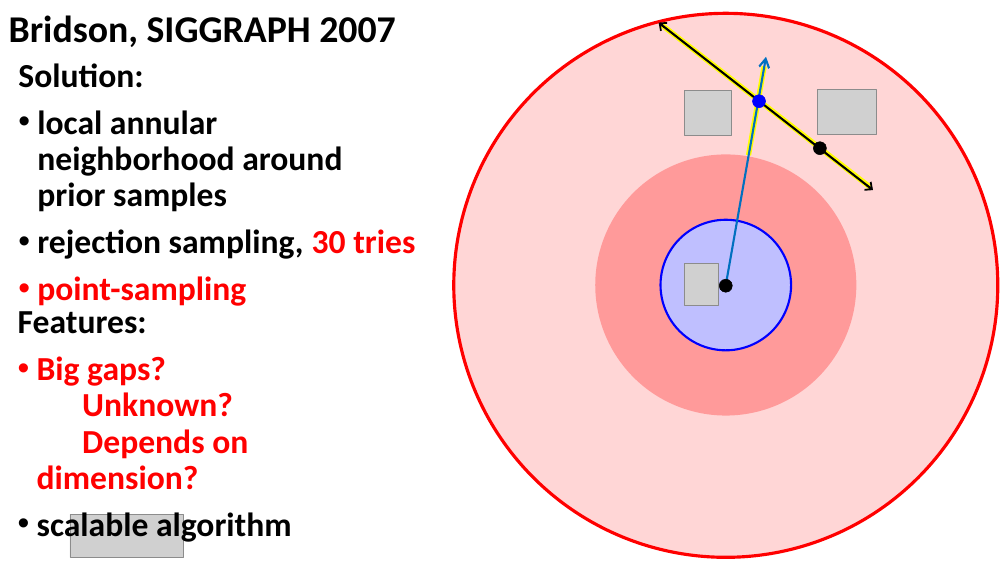
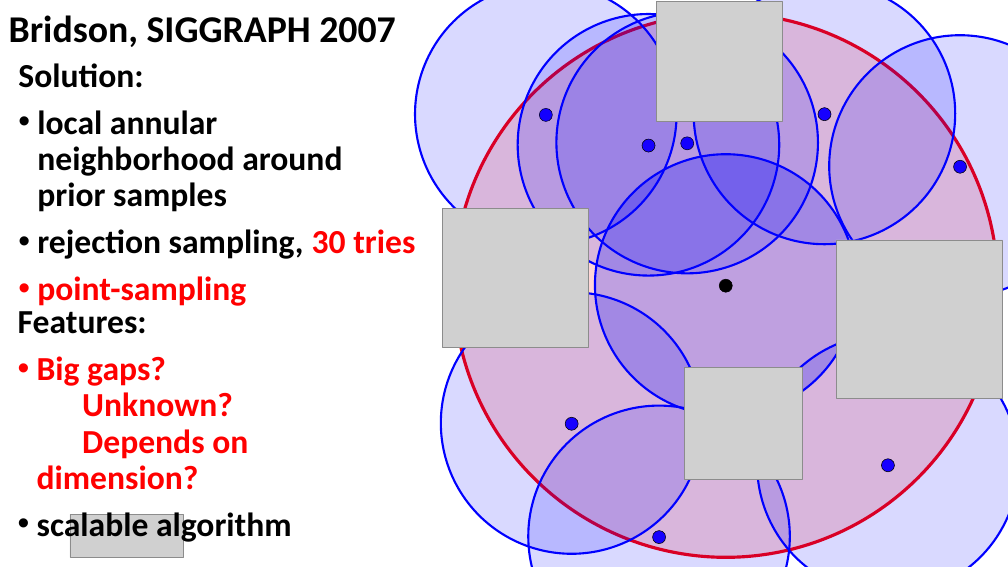
Before and after one commit to 1iyiwei/sd-tog18, a slide deck: slide 2 of fast-forward/fast-forward.pptx. Drawn at 1008x567 pixels with LibreOffice and Linux fonts; fonts in the diff are those of the drawing; grey boxes stand for pictures. Boxes give left, top, right and bottom in pixels: in the first picture for what was removed or moved away, otherwise in the second. Text is boxed around its words. In the diff, an @@ line names an element or a change of style, - is before the commit and + after.

Commit message:
work on slide 2

```diff
--- a/fast-forward/fast-forward.pptx
+++ b/fast-forward/fast-forward.pptx
@@ ellipse added at [415,0,677,245], fill #0000FF at 15% opacity, outline #0000FF 2 pt @@
@@ ellipse added at [518,14,780,276], fill #0000FF at 15% opacity, outline #0000FF 2 pt @@
@@ ellipse added at [557,12,818,274], fill #0000FF at 15% opacity, outline #0000FF 2 pt @@
@@ picture added at [656,2,782,122] @@
@@ ellipse added at [694,0,956,244], fill #0000FF at 15% opacity, outline #0000FF 2 pt @@
@@ ellipse added at [830,36,1008,297], fill #0000FF at 15% opacity, outline #0000FF 2 pt @@
@@ group removed at [595,23,876,415]: 3 pictures, 2 ellipses, 2 lines, 1 arrow, 1 double arrow @@
@@ ellipse added at [539,108,552,121], fill #1700FF, outline #000000 0.5 pt @@
@@ ellipse: place and size @@
-ellipse at [814,141,827,154]
+ellipse at [818,107,831,120]
@@ ellipse at [818,107,831,120]: fill #000000 to #1700FF @@
@@ ellipse added at [642,139,655,152], fill #1700FF, outline #000000 0.5 pt @@
@@ ellipse: place and size @@
-ellipse at [752,95,765,107]
+ellipse at [681,137,693,150]
@@ ellipse at [681,137,693,150]: fill #0000FF to #1700FF; outline #0000FF 0.5 pt to #000000 0.5 pt @@
@@ ellipse: place and size @@
-ellipse at [661,220,792,351]
+ellipse at [595,154,857,416]
@@ ellipse added at [954,160,966,173], fill #1700FF, outline #000000 0.5 pt @@
@@ picture added at [442,208,588,347] @@
@@ picture added at [836,240,1003,399] @@
@@ ellipse added at [441,293,702,554], fill #0000FF at 15% opacity, outline #0000FF 2 pt @@
@@ ellipse added at [758,334,1008,567], fill #0000FF at 15% opacity, outline #0000FF 2 pt @@
@@ picture added at [685,368,803,479] @@
@@ ellipse added at [529,406,790,567], fill #0000FF at 15% opacity, outline #0000FF 2 pt @@
@@ ellipse added at [566,417,578,430], fill #1700FF, outline #000000 0.5 pt @@
@@ ellipse added at [882,459,895,472], fill #1700FF, outline #000000 0.5 pt @@
@@ ellipse added at [653,531,665,544], fill #1700FF, outline #000000 0.5 pt @@
```
Also in this commit, not shown: 1 other slide changed, 1 other file.
